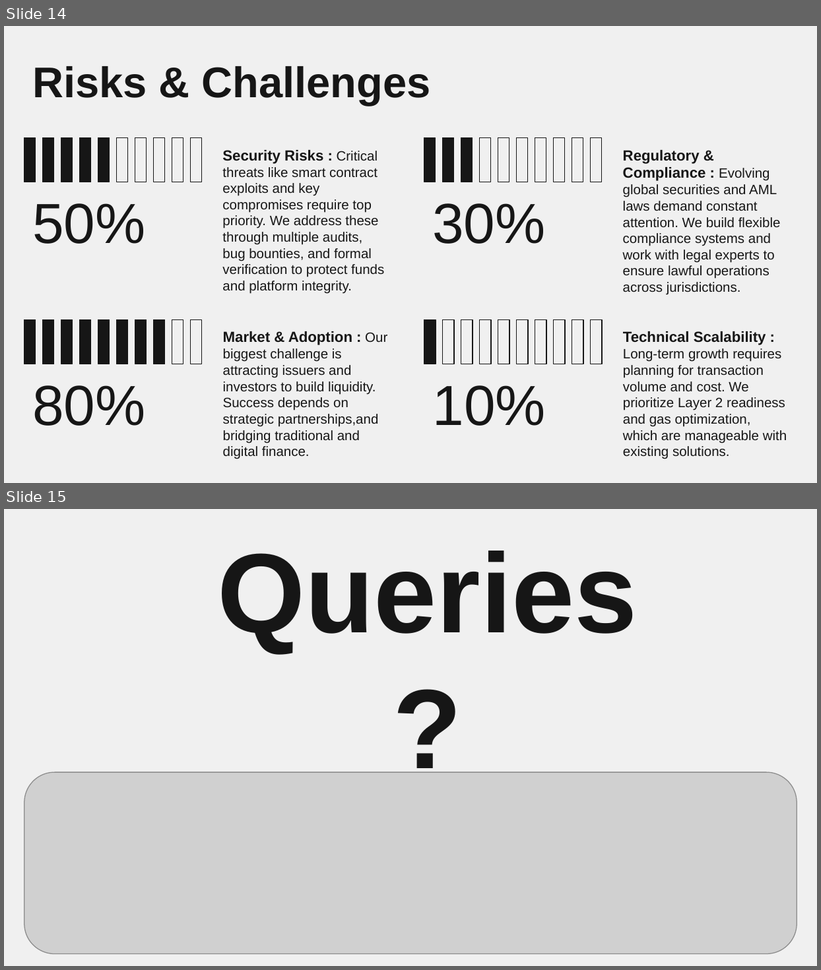
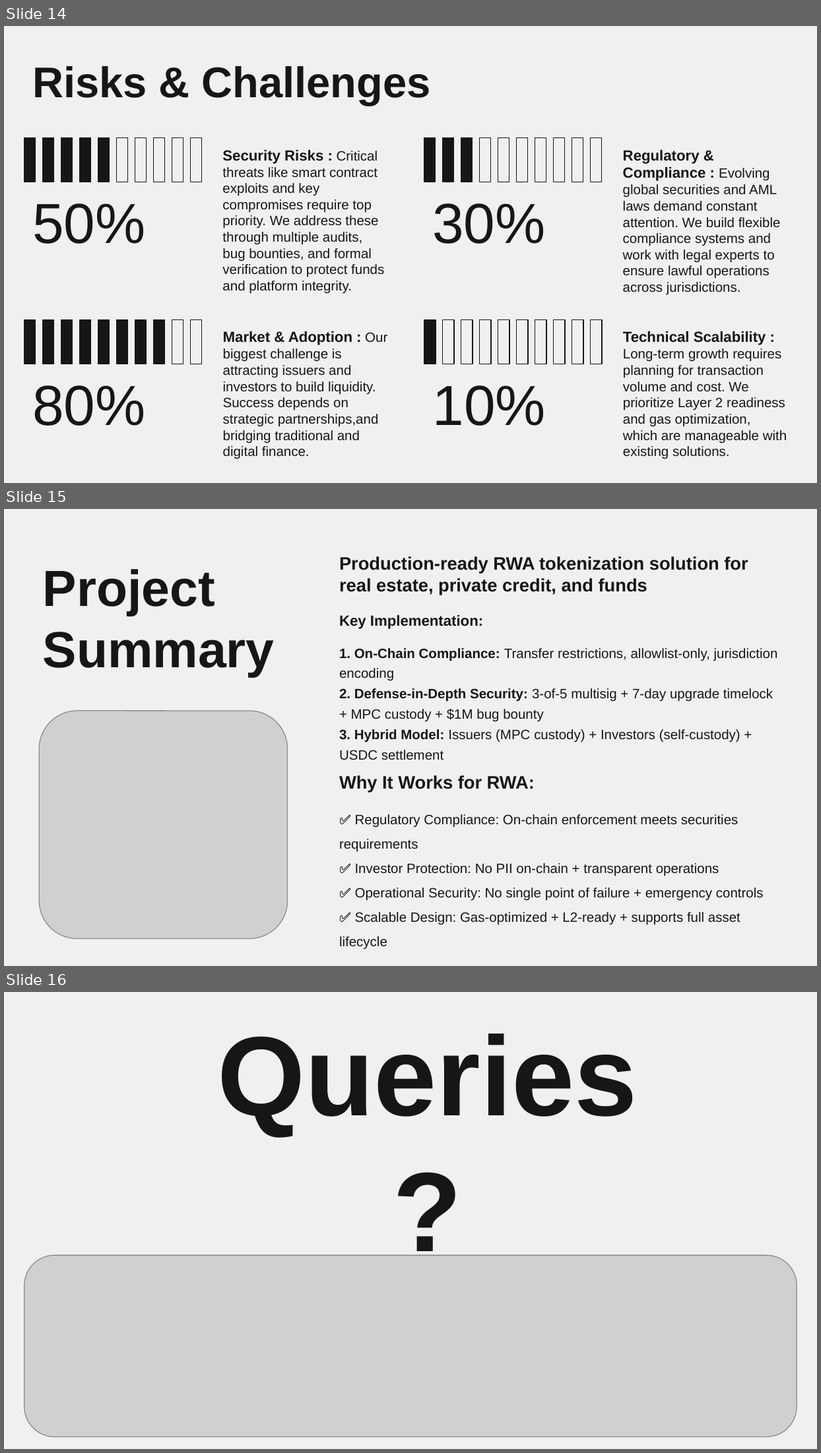
Before and after one commit to krish-jay/RWA-Tokenization-Platform, a slide deck: presentation/RWA Tokenization Platform.pptx. Shown one above the other, each under a label of ours: slides 14 and 15 before the commit, slides 14, 15 and 16 after it. The pictures are 821x970 and 821x1453 pixels, drawn with LibreOffice and Linux fonts; fonts in the diff are those of the drawing; grey boxes stand for pictures. Boxes give left, top, right and bottom in pixels: in the first picture for what was removed or moved away, otherwise in the second. Text is boxed around its words. In the diff, an @@ line names an element or a change of style, - is before the commit and + after.

```diff
--- a/presentation/RWA Tokenization Platform.pptx
+++ b/presentation/RWA Tokenization Platform.pptx
@@ slide 15 added at box(4, 509, 817, 966), background #F0F0F0 @@
@@ subtitle added at box(339, 557, 748, 595), 16 pt, text #161616, bold @@
+Production-ready RWA tokenization solution for real estate, private credit, and funds
@@ title added at box(43, 569, 275, 677), 45 pt, text #161616, bold @@
+Project Summary
@@ subtitle added at box(339, 615, 778, 743), 12 pt, text #161616 @@
+Key Implementation:
+1. On-Chain Compliance: Transfer restrictions, allowlist-only, jurisdiction encoding
+2. Defense-in-Depth Security: 3-of-5 multisig + 7-day upgrade timelock + MPC custody + $1M bug bounty
+3. Hybrid Model: Issuers (MPC custody) + Investors (self-custody) + USDC settlement
@@ picture added at box(39, 711, 287, 939) @@
@@ subtitle added at box(339, 776, 535, 792), 16 pt, text #161616, bold @@
+Why It Works for RWA:
@@ subtitle added at box(339, 815, 764, 949), 12 pt, text #161616 @@
+✅ Regulatory Compliance: On-chain enforcement meets securities requirements
+✅ Investor Protection: No PII on-chain + transparent operations
+✅ Operational Security: No single point of failure + emergency controls
+✅ Scalable Design: Gas-optimized + L2-ready + supports full asset lifecycle
@@ what was slide 15 is now slide 16 @@
```
Also in this commit, not shown: 1 slide changed.
